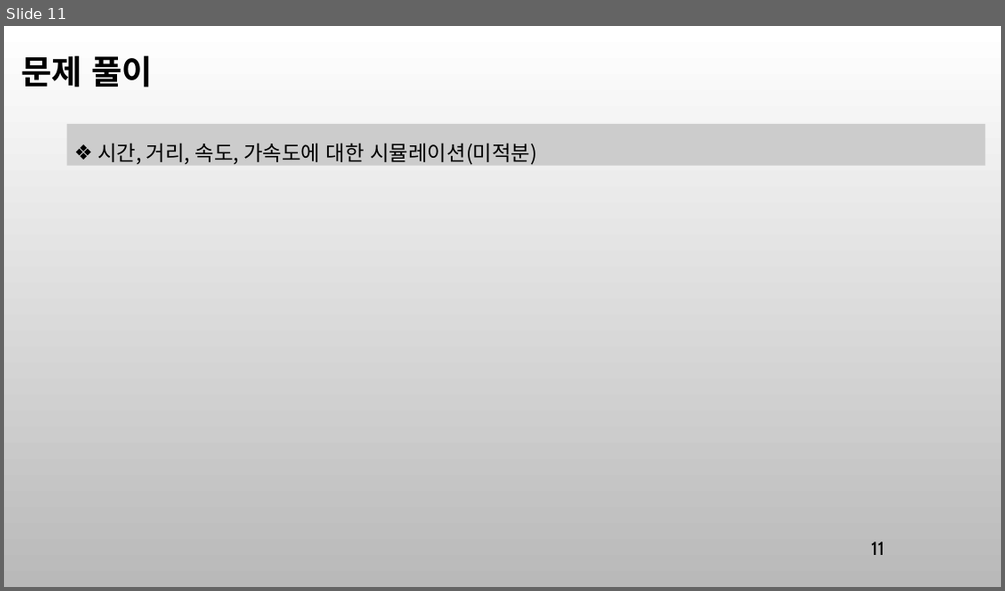
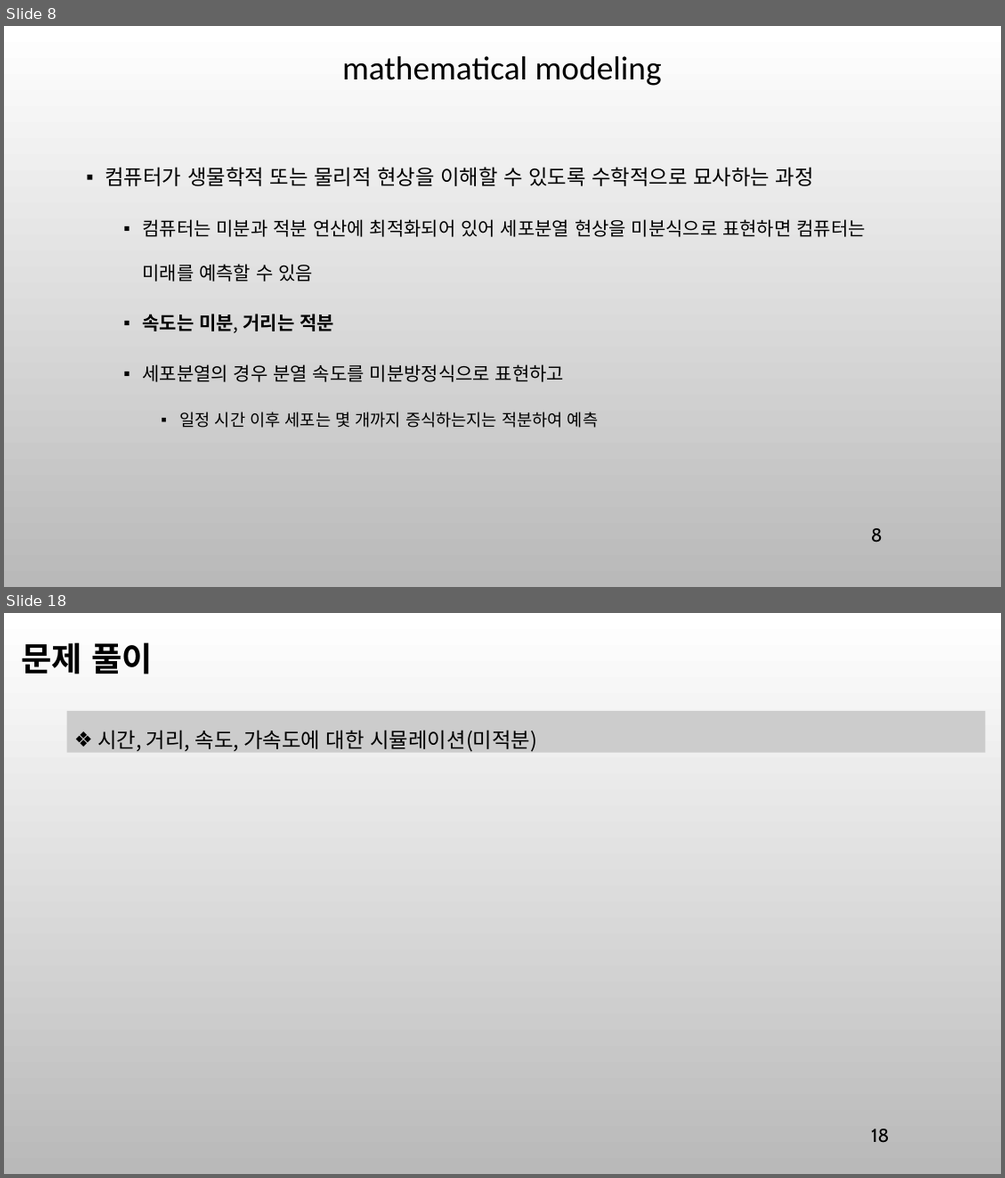
Before and after one commit to ancestor9/mathematics-for-machine-learning, a slide deck: 8_Modeling & Simulation.pptx. Shown one above the other, each under a label of ours: slide 11 before the commit, slides 8 and 18 after it; the slides between them are not shown. The pictures are 1005x591 and 1005x1178 pixels, drawn with LibreOffice and Linux fonts; fonts in the diff are those of the drawing; background and template pictures are left out. Boxes give left, top, right and bottom in pixels: in the first picture for what was removed or moved away, otherwise in the second. Text is boxed around its words. In the diff, an @@ line names an element or a change of style, - is before the commit and + after.

```diff
--- a/8_Modeling & Simulation.pptx
+++ b/8_Modeling & Simulation.pptx
@@ slide 8 added at box(4, 26, 1001, 587), background picture (left out) @@
@@ title added at box(342, 56, 662, 86), 32 pt, text #000000 @@
+mathematical modeling
@@ text added at box(105, 167, 865, 427), 18 pt, text #000000 @@
+▪ 컴퓨터가 생물학적 또는 물리적 현상을 이해할 수 있도록 수학적으로 묘사하는 과정
+  ▪ 컴퓨터는 미분과 적분 연산에 최적화되어 있어 세포분열 현상을 미분식으로 표현하면 컴퓨터는 미래를 예측할 수 있음
+  ▪ 속도는 미분, 거리는 적분
+  ▪ 세포분열의 경우 분열 속도를 미분방정식으로 표현하고
+    ▪ 일정 시간 이후 세포는 몇 개까지 증식하는지는 적분하여 예측
@@ page number added at box(871, 528, 882, 542), 18 pt, text #000000 @@
+8
@@ what was slide 11 is now slide 18 @@
@@ page number at box(871, 1128, 889, 1143): text changed @@
-11
+18
```
Also in this commit, not shown: 10 slides changed, 7 other slides added, 1 slide removed.
